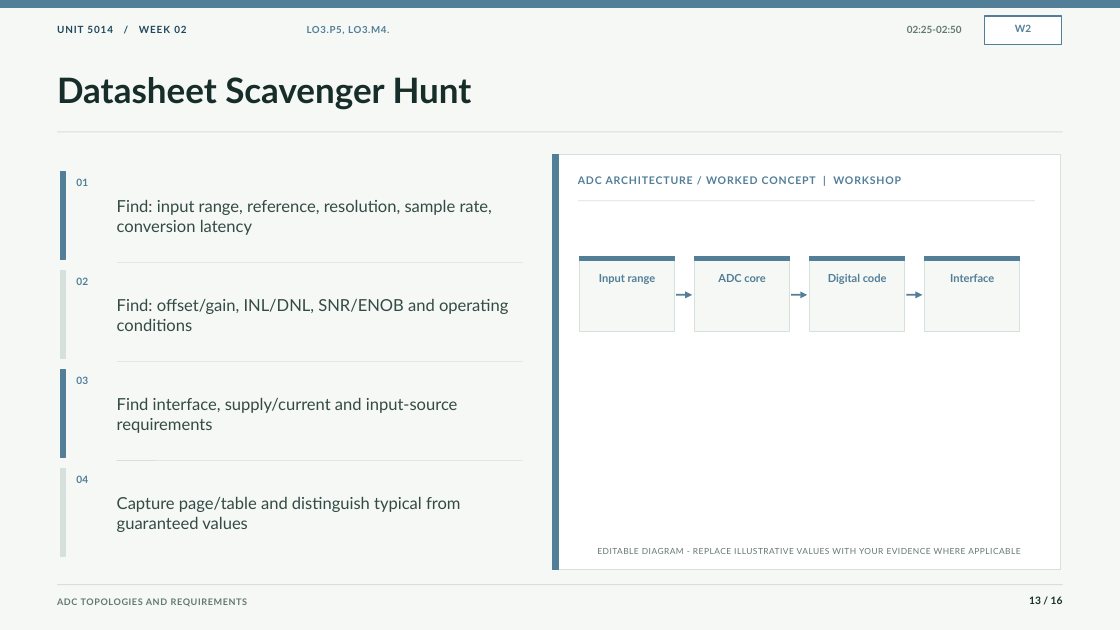
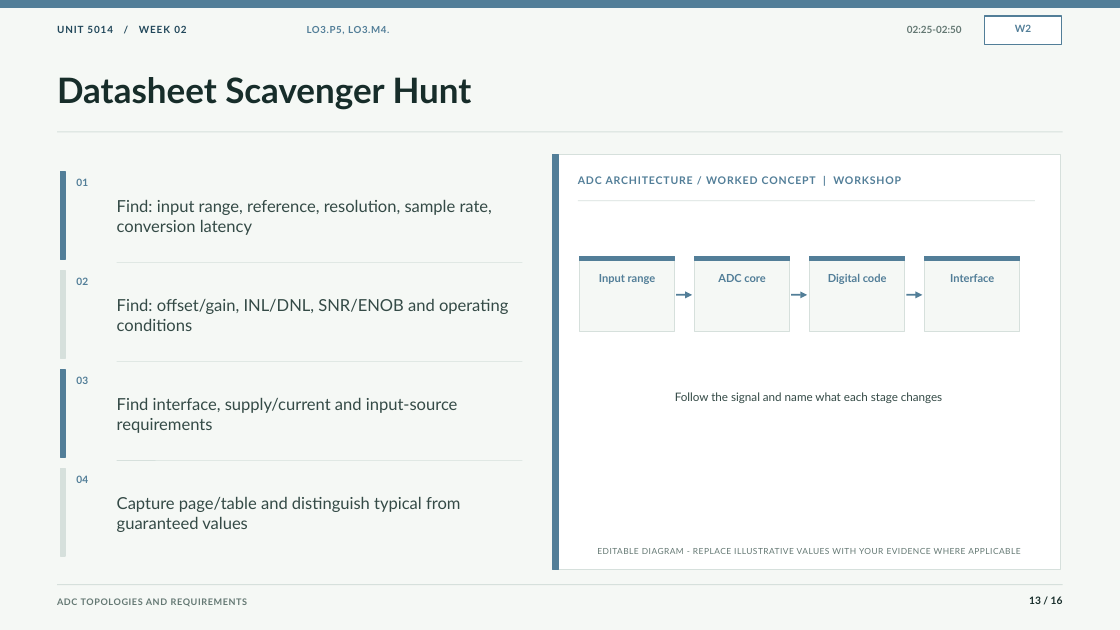
Before and after one commit to akbar-q/University, a slide deck: slide 13 of 5014/Presentations/Week2_ADC_Topologies_and_Requirements.pptx. Drawn at 1120x630 pixels with LibreOffice and Linux fonts; fonts in the diff are those of the drawing. Boxes give left, top, right and bottom in pixels: in the first picture for what was removed or moved away, otherwise in the second. Text is boxed around its words. In the diff, an @@ line names an element or a change of style, - is before the commit and + after.

```diff
--- a/5014/Presentations/Week2_ADC_Topologies_and_Requirements.pptx
+++ b/5014/Presentations/Week2_ADC_Topologies_and_Requirements.pptx
@@ text added at [675,392,942,403], 10 pt, text #344A46 @@
+Follow the signal and name what each stage changes
```
Also in this commit, not shown: 12 other slides changed, 19 other files.
